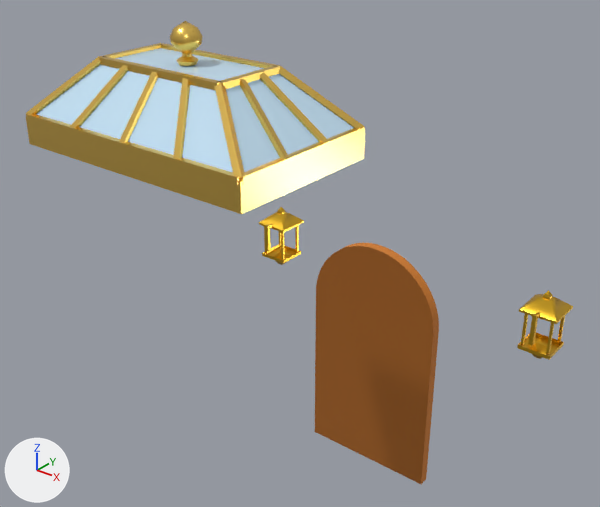
The glTF model art/models/tripo/house_deco/HaloDomeHouse_05/HaloDomeHouse_05_deco.glb as it was, and as the next commit left it.
Camera for both pictures: a camera (50 mm lens) standing at (12.09, -11.54, 19.45) and looking at (-0.32, 3.97, 9.83). Arrows for +X, +Y and +Z are at lower left; the lights stay in place. The picture after the commit comes second.

Before the edit, the objects in view are built like this:
```python
ob_halodomehouse_05_lantern0 = bpy.data.objects.new('HaloDomeHouse_05_Lantern0', me_halodomehouse_05_lantern0)
ob_halodomehouse_05_lantern0.location = (0.0, 0.0, 0.0)
ob_halodomehouse_05_rooffinial = bpy.data.objects.new('HaloDomeHouse_05_RoofFinial', me_halodomehouse_05_rooffinial)
ob_halodomehouse_05_rooffinial.location = (0.0, 0.0, 0.0)
ob_halodomehouse_05_roofframe = bpy.data.objects.new('HaloDomeHouse_05_RoofFrame', me_halodomehouse_05_roofframe)
ob_halodomehouse_05_roofframe.location = (0.0, 0.0, 0.0)
ob_halodomehouse_05_roofglass = bpy.data.objects.new('HaloDomeHouse_05_RoofGlass', me_halodomehouse_05_roofglass)
ob_halodomehouse_05_roofglass.location = (0.0, 0.0, 0.0)
# also in view: 'HaloDomeHouse_05_Leaf' at (0.0, 7.24, 5.05); 'HaloDomeHouse_05_Lantern1' at (4.8, 8.44, 7.4)
```
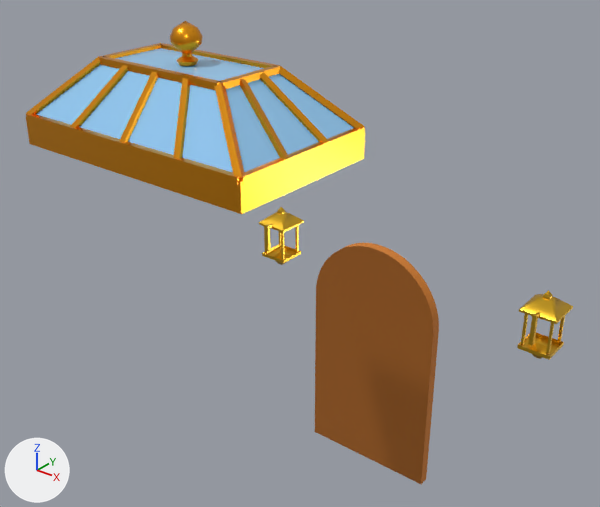
What the commit changed:
Material 'HaloDomeHouse_05_RoofGold' (mat_halodomehouse_05_roofgold) changes colour from yellow #ffd469 to orange #ffa824; in linear values from (1.0, 0.659, 0.141) to (1.0, 0.392, 0.0176).
Material 'HaloDomeHouse_05_RoofGlassMat' (mat_halodomehouse_05_roofglassmat) changes colour from blue #cae8fb to blue #96cdf5; in linear values from (0.588, 0.804, 0.961) to (0.305, 0.61, 0.913).

Where the change shows, as pixel boxes [x1, y1, x2, y2] in the pictures (600 x 507 px):
'HaloDomeHouse_05_RoofFrame', recoloured
    both: [26, 43, 365, 214]
'HaloDomeHouse_05_RoofGlass', recoloured
    both: [37, 48, 354, 172]
'HaloDomeHouse_05_RoofFinial', recoloured (yellow to orange)
    both: [170, 21, 203, 66]
